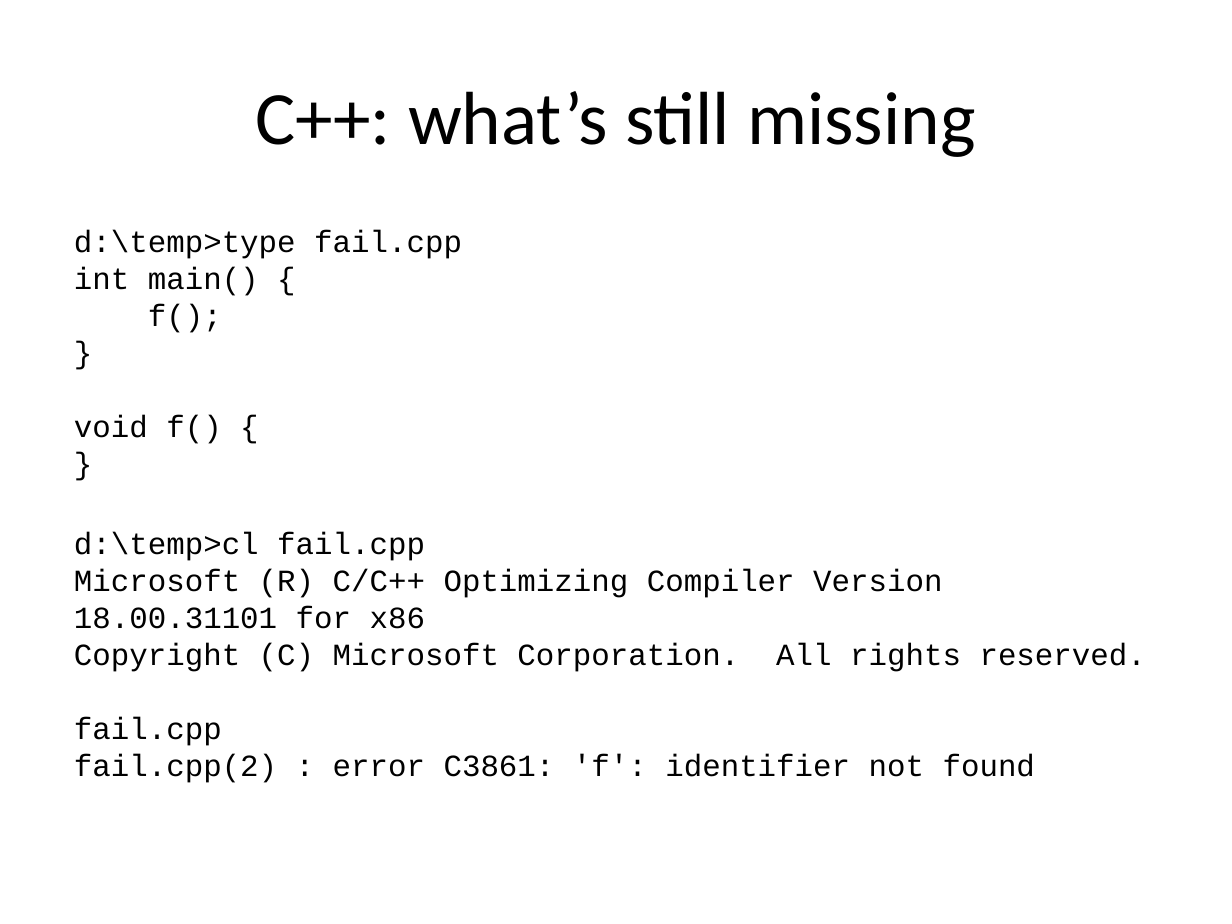
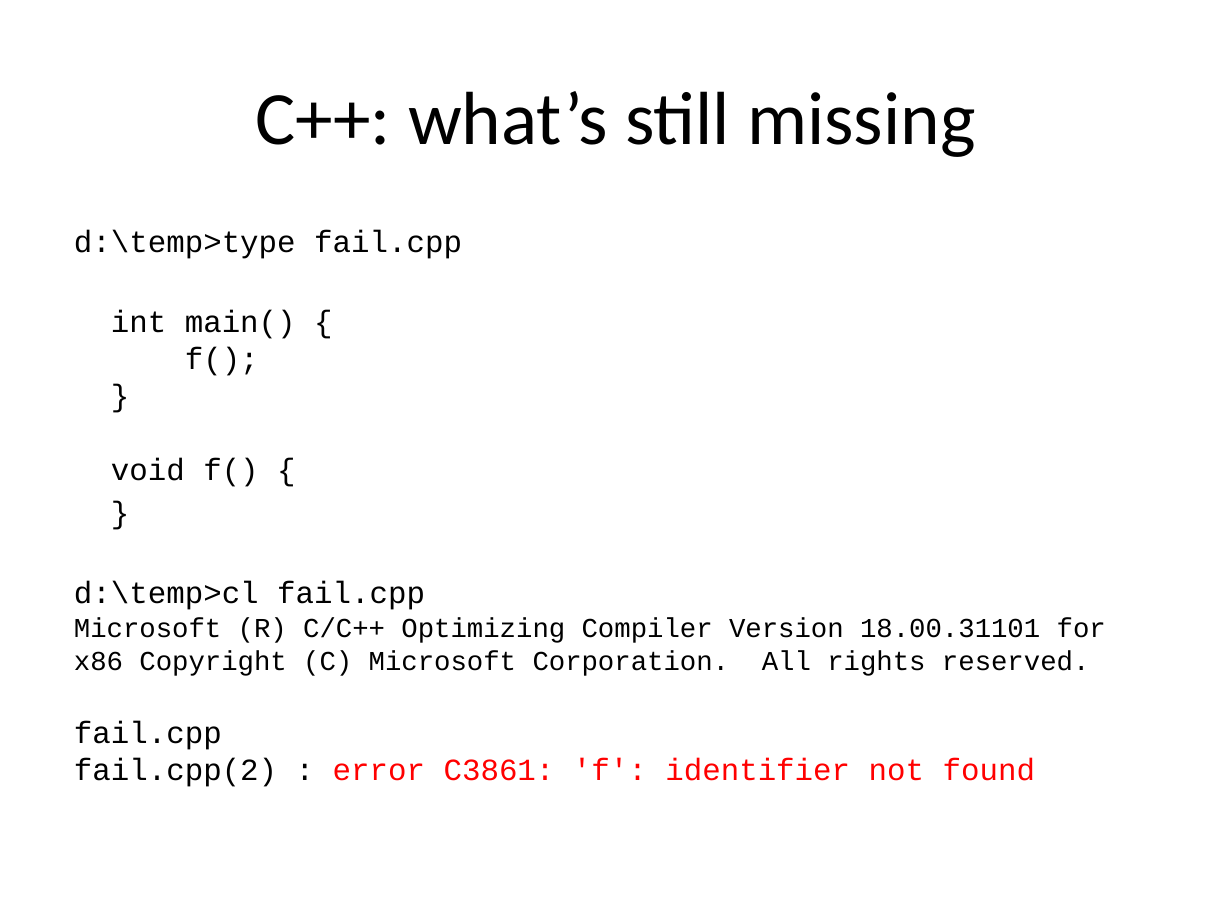
Before and after one commit to fellmad/FunWithCpp11, a slide deck: slide 38 of doc/Fun_with_C++11.pptx (slide 36 before the commit). Drawn at 1232x924 pixels with LibreOffice and Linux fonts; fonts in the diff are those of the drawing. Boxes give left, top, right and bottom in pixels: in the first picture for what was removed or moved away, otherwise in the second. Text is boxed around its words. In the diff, an @@ line names an element or a change of style, - is before the commit and + after.

```diff
--- a/doc/Fun_with_C++11.pptx
+++ b/doc/Fun_with_C++11.pptx
@@ text at [74,230,462,487]: text changed @@
-d:\temp>type fail.cpp
-int main() {
-f();
-}
-void f() {
-}
+d:\temp>type fail.cpp
+int main() {
+f();
+}
+void f() {
+}
@@ text at [74,581,1106,787]: size 18 to 16 pt in "Microsoft (R) C/C++ Optimizing Compiler Version 18.00.31101 ..."; text colour #000000 to #FF0000 in "error C3861: 'f': identifier not found" @@
```
Also in this commit, not shown: 5 other slides changed, 2 slides added.
